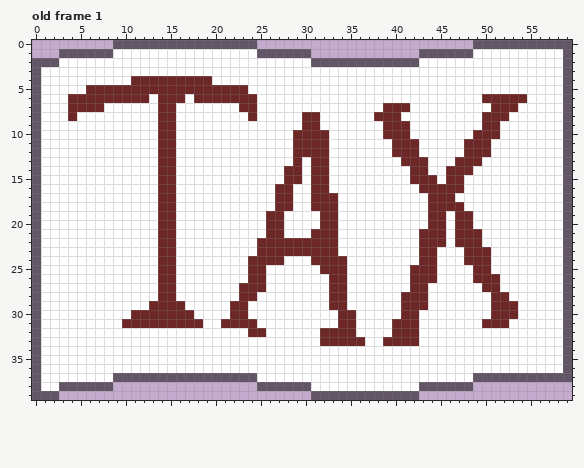
Edited in one commit: pixel-art file (Assets/Sprite/Ase/tax.ase). Above, as it was before the edit.
60x40 pixels, 1 frame. Shown: old frame 1. The commit also changed other frames, which this record leaves out.
Once edited:
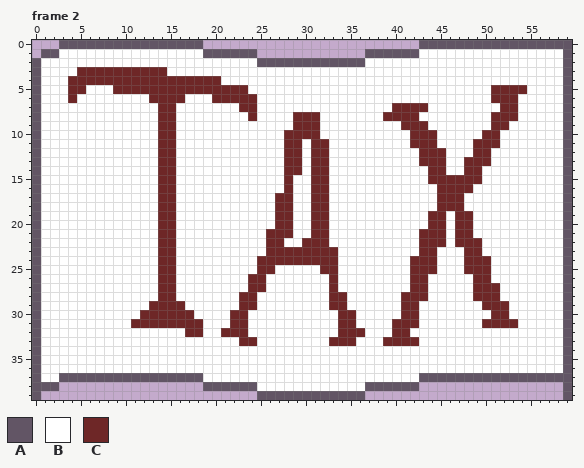
Palette (. is transparent): A #625565  B #ffffff  C #6e2727
A new or re-ordered frame is compared with the old frame closest to it.
What changed:
frames 1 -> 6
Frame 2 is new; against old frame 1:
The edit adds colour A in row 0 at x 3 to 8 and 43 to 48; in row 1 at x 1 to 2 and 37 to 42; in row 38 at x 19 to 24 and 59; in row 39 at x 25 to 30 and 59.
Colour B gives way to colour A in row 1 at x 19 to 24; in row 2 at x 25 to 30; in row 37 at x 3 to 8 and 43 to 48; in row 38 at x 1 to 2 and 37 to 42.
Colour A gives way to colour B in row 1 at x 3 to 8 and 43 to 48; in row 2 at x 1 to 2 and 37 to 42; in row 37 at x 19 to 24; in row 38 at x 25 to 30.
Colour C gives way to colour B in row 5 at x 6 to 8; in row 6 at x 5 to 12, 18 to 19, 50 and 54; in row 7 at x 4 to 7, 39 and 51; in row 8 at x 4, 38 and 50; in row 9 at x 39 to 40 and 50; in row 10 at x 32, 39 to 41 and 49.
Colour C gives way to colour B in row 11 at x 30, 40 to 41 and 48; in row 12 at x 30, 40 to 42 and 48; in row 13 at x 41 to 42 and 47; in row 14 at x 42 to 43 and 46 to 47; in row 15 at x 29 and 42 to 43; in row 16 at x 27 and 43 to 44.
Colour C gives way to colour B in rows 17 to 18 at x 33 and 44; in rows 19 to 20 at x 26 and 33; in row 21 at x 33 and 49; in row 22 at x 25, 28 to 29 and 33; in row 23 at x 25 and 50; in rows 24 to 25 at x 24 and 34.
Colour C gives way to colour B in row 26 at x 34, 44 and 51; in row 27 at x 23 and 34; in row 28 at x 52; in row 29 at x 22, 43 and 53; in row 30 at x 11 and 53; in row 31 at x 10, 21 and 24.
Colour C gives way to colour B in row 32 at x 24 to 25, 32 to 33 and 42; in row 33 at x 32 and 36.
Colour B gives way to colour C in row 3 at x 5 to 14; in row 4 at x 4 to 10 and 20; in row 5 at x 4 to 5 and 51 to 54; in row 6 at x 13; in row 7 at x 42 to 43; in row 8 at x 29, 41 to 42 and 53.
Colour B gives way to colour C in row 9 at x 29, 42 to 43 and 52; in row 10 at x 28 and 42 to 44; in row 11 at x 28, 43 to 44 and 51; in row 12 at x 28 and 43 to 45; in row 13 at x 28, 44 to 45 and 50; in row 14 at x 44 to 45 and 49.
Colour B gives way to colour C in row 15 at x 45 and 48 to 49; in row 16 at x 48; in row 17 at x 47; in rows 19 to 20 at x 28 and 31; in row 21 at x 28; in row 24 at x 28 to 30 and 42.
Colour B gives way to colour C in row 25 at x 26 and 48; in row 27 at x 49; in row 28 at x 49 to 50; in row 29 at x 24 and 50; in row 31 at x 53; in row 32 at x 17 to 18, 21 to 23 and 36.
Colour B gives way to colour C in row 33 at x 23 to 24.
The edit erases colour A in row 0 at x 19 to 24; in row 1 at x 25 to 30; in row 38 at x 3 to 8 and 43 to 48; in row 39 at x 1 to 2 and 37 to 42.
